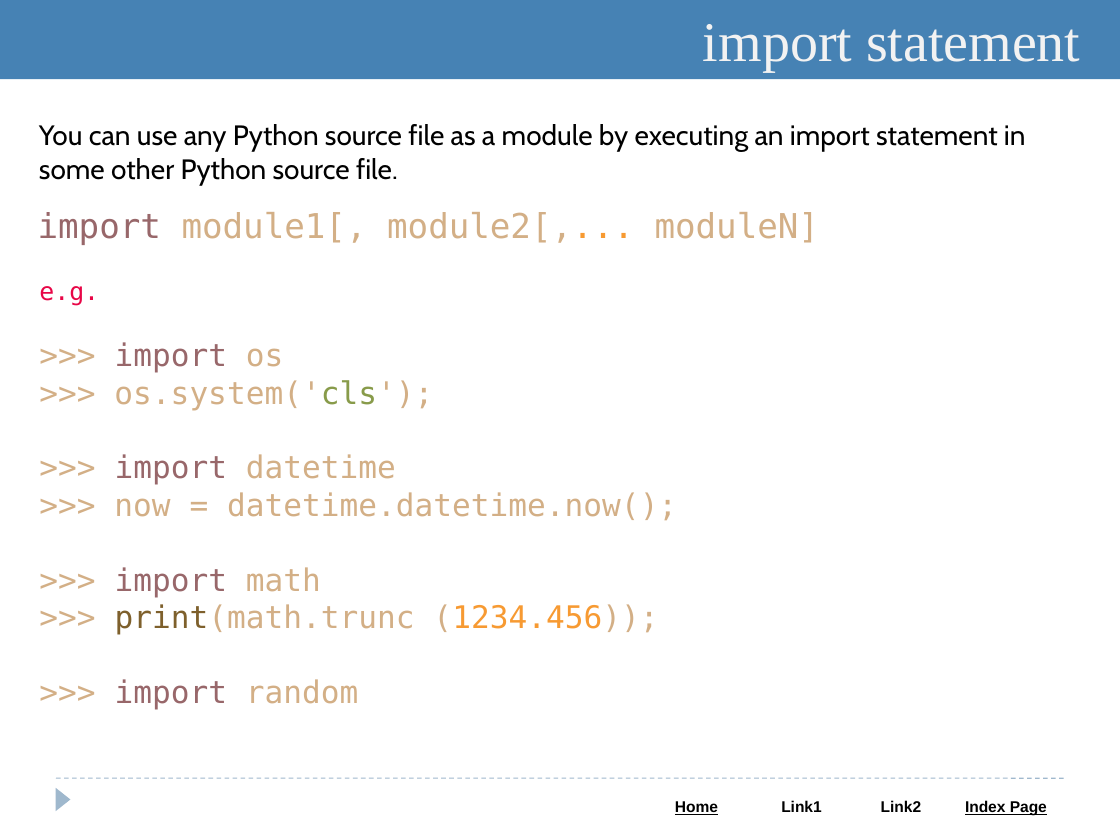
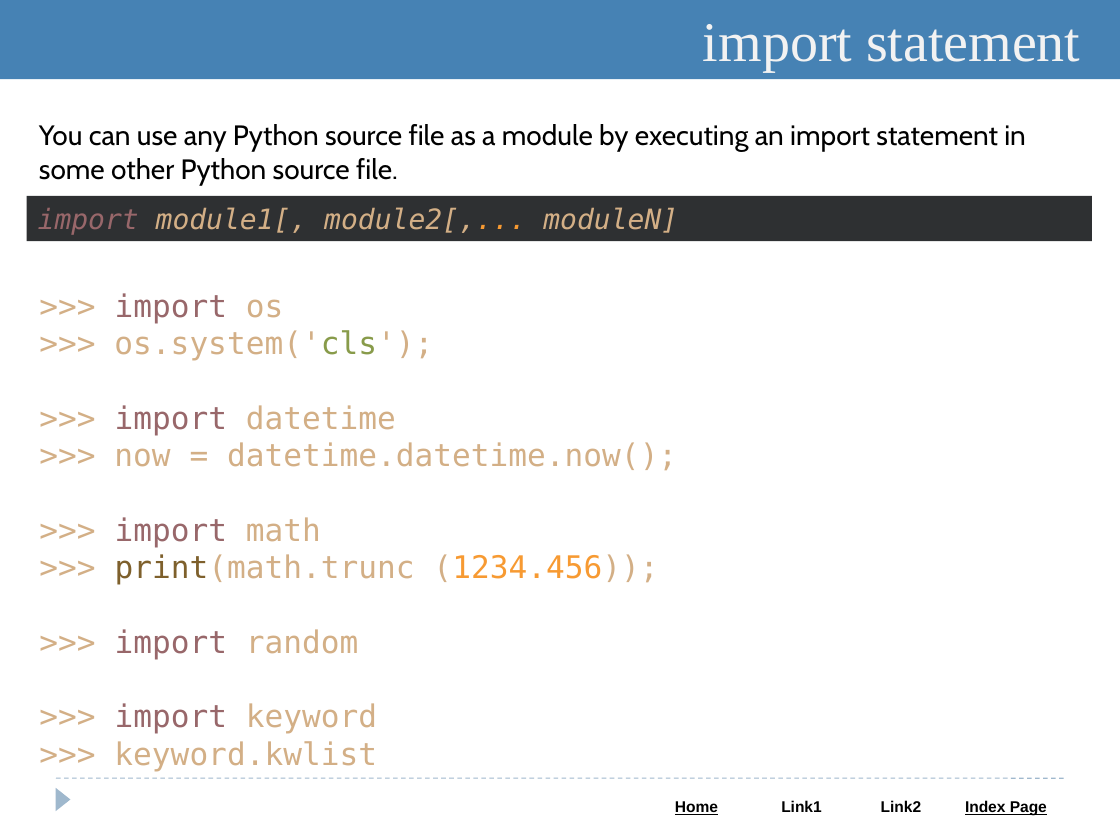
Before and after one commit to Saleel-Bagde-drive/Python-and-Web-PPTs, a slide deck: slide 52 of Python.pptx (slide 47 before the commit). Drawn at 1120x840 pixels with LibreOffice and Linux fonts; fonts in the diff are those of the drawing. Boxes give left, top, right and bottom in pixels: in the first picture for what was removed or moved away, otherwise in the second. Text is boxed around its words. In the diff, an @@ line names an element or a change of style, - is before the commit and + after.

```diff
--- a/Python.pptx
+++ b/Python.pptx
@@ rectangle "import module1[, module2[,... moduleN]": place and size @@
-rectangle "import module1[, module2[,... moduleN]" at bbox=[38, 212, 820, 245]
+rectangle "import module1[, module2[,... moduleN]" at bbox=[27, 196, 1092, 241]
@@ rectangle "import module1[, module2[,... moduleN]" at bbox=[27, 196, 1092, 241]: size 22 to 18 pt, italic on; fill none to #2E3032 @@
@@ text ">>> import os": place and size @@
-text ">>> import os" at bbox=[39, 286, 677, 709]
+text ">>> import os" at bbox=[114, 293, 677, 771]
@@ text at bbox=[39, 286, 99, 306]: paragraph removed @@
-e.g.
@@ text at bbox=[114, 703, 377, 771]: paragraphs added @@
+>>> import keyword
+>>> keyword.kwlist
```
Also in this commit, not shown: 19 other slides changed, 5 slides added.
